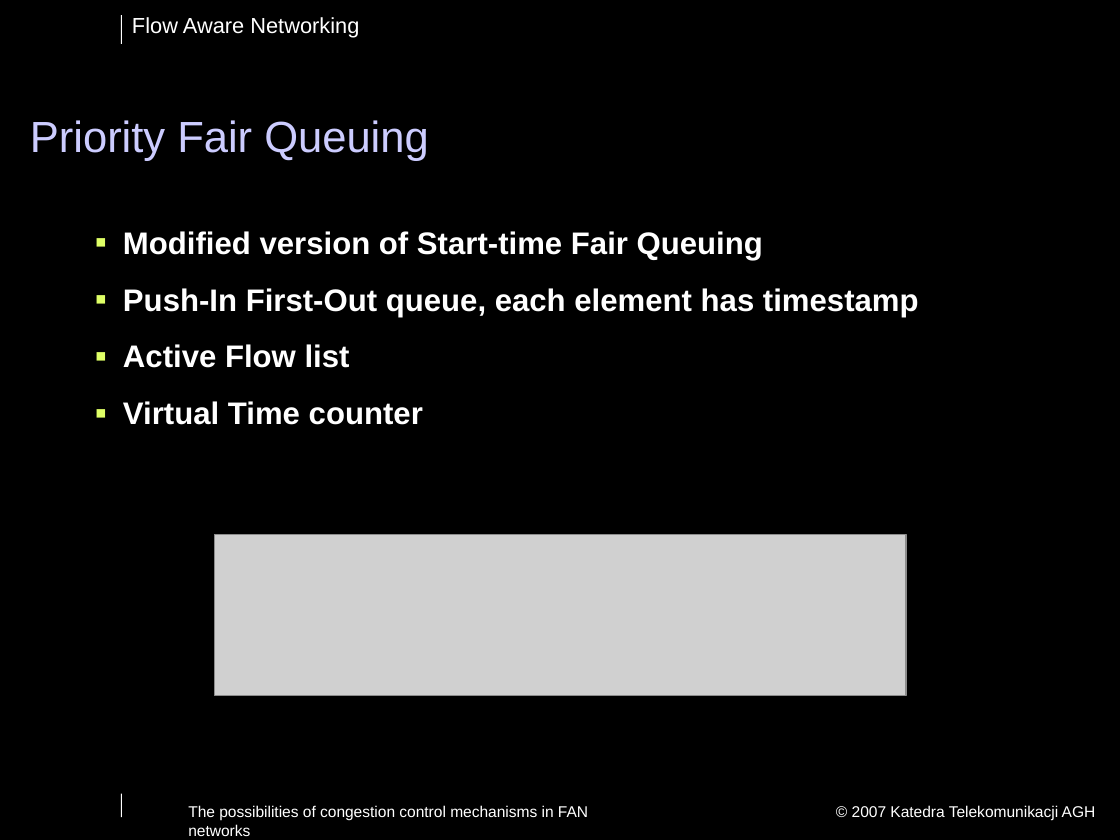
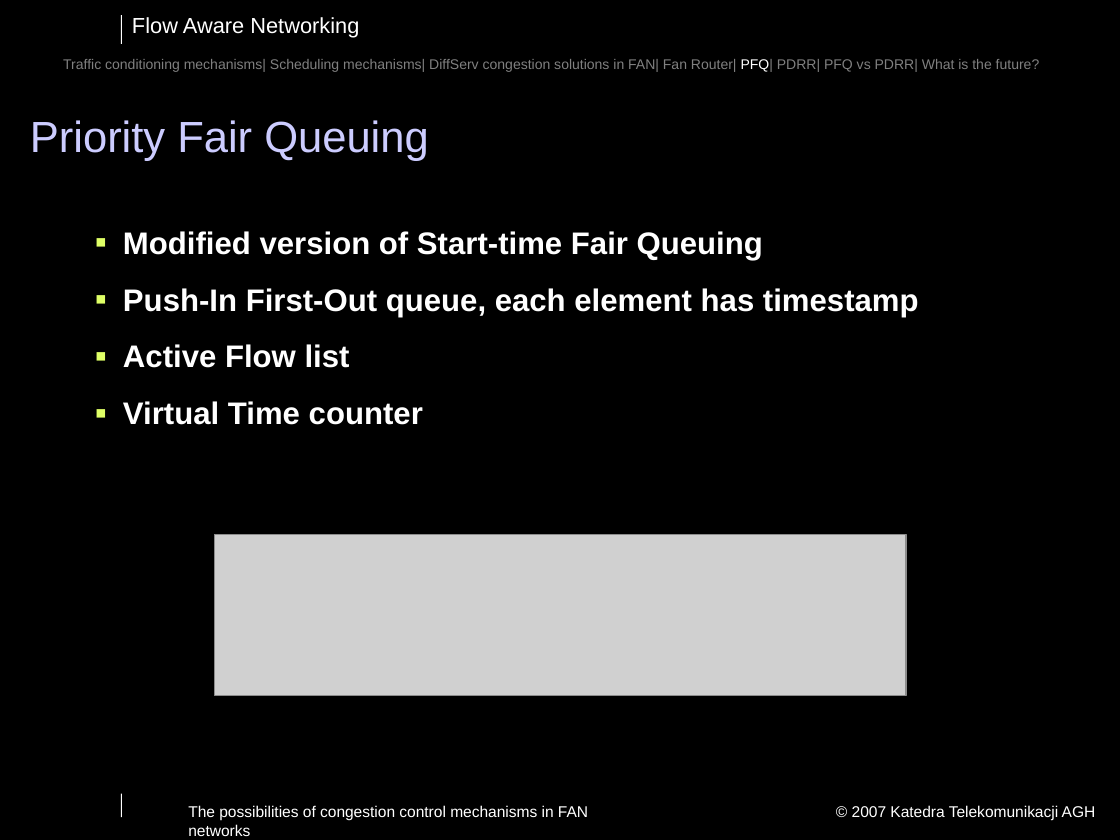
Before and after one commit to jpalider/fansimulator, a slide deck: slide 8 of seminarium/Optical IP Networks - FAN presentation_Dominik.ppt (slide 7 before the commit). Drawn at 1120x840 pixels with LibreOffice and Linux fonts; fonts in the diff are those of the drawing; grey boxes stand for pictures; background and template pictures are left out. Boxes give left, top, right and bottom in pixels: in the first picture for what was removed or moved away, otherwise in the second. Text is boxed around its words. In the diff, an @@ line names an element or a change of style, - is before the commit and + after.

```diff
--- a/seminarium/Optical IP Networks - FAN presentation_Dominik.ppt
+++ b/seminarium/Optical IP Networks - FAN presentation_Dominik.ppt
@@ text added at (63,59,1040,72), 9 pt, text #808080 @@
+Traffic conditioning mechanisms| Scheduling mechanisms| DiffServ congestion solutions in FAN| Fan Router| PFQ| PDRR| PFQ vs PDRR| What is the future?
```
Also in this commit, not shown: 14 other slides changed, 1 slide added.
